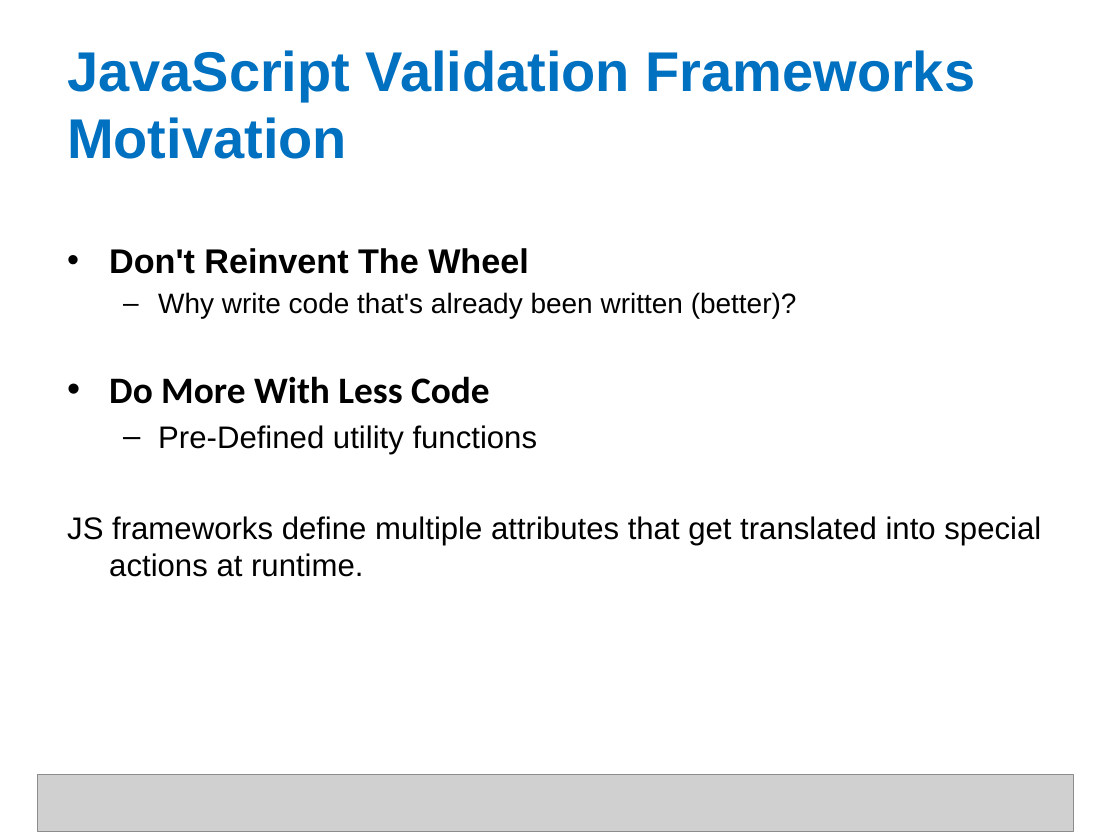
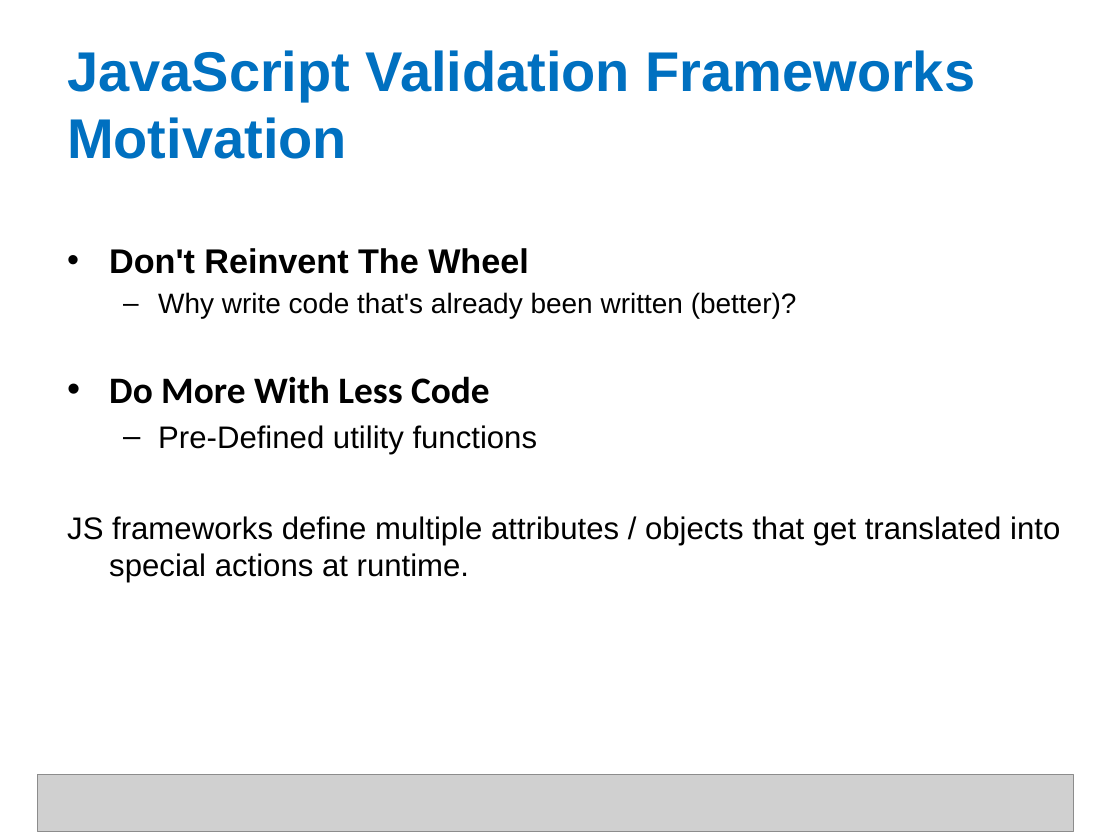
Before and after one commit to shyamTum/JavaScript, a slide deck: slide 34 of Final.pptx. Drawn at 1120x840 pixels with LibreOffice and Linux fonts; fonts in the diff are those of the drawing; grey boxes stand for pictures. Boxes give left, top, right and bottom in pixels: in the first picture for what was removed or moved away, otherwise in the second. Text is boxed around its words. In the diff, an @@ line names an element or a change of style, - is before the commit and + after.

```diff
--- a/Final.pptx
+++ b/Final.pptx
@@ text at (67,516,1060,583): text changed @@
-JS frameworks define multiple attributes that get translated into special actions at runtime.
+JS frameworks define multiple attributes / objects that get translated into special actions at runtime.
```
Also in this commit, not shown: 10 other slides changed, 1 slide added, 1 other file.
